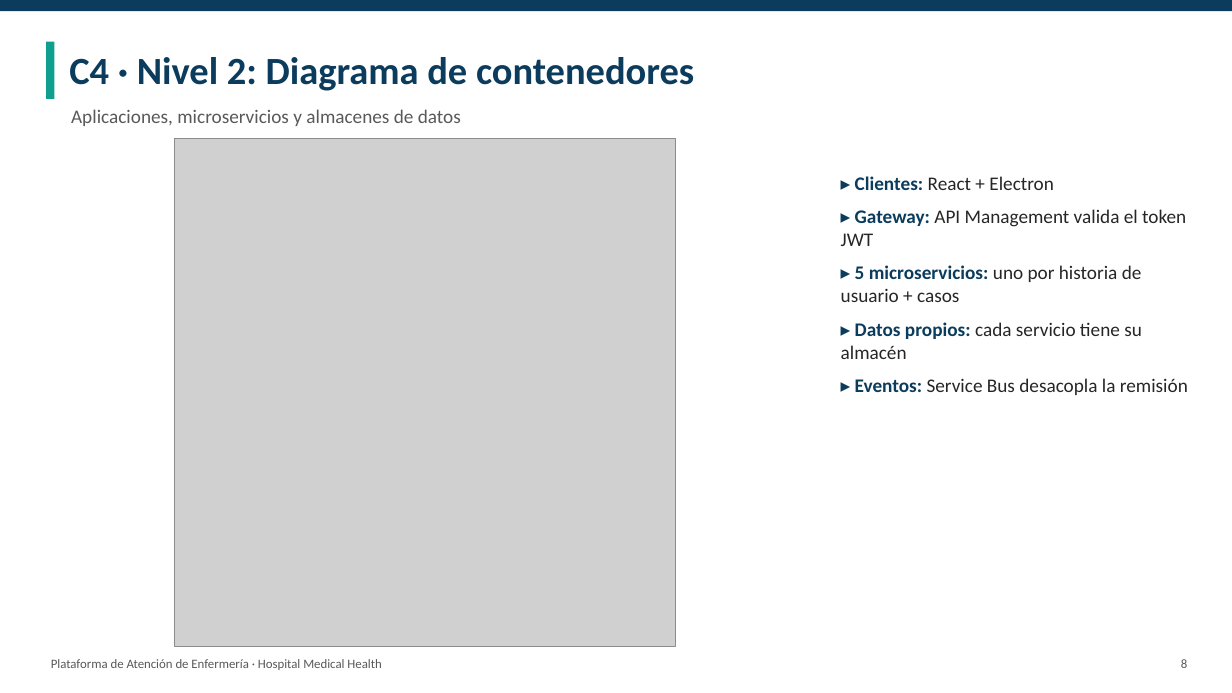
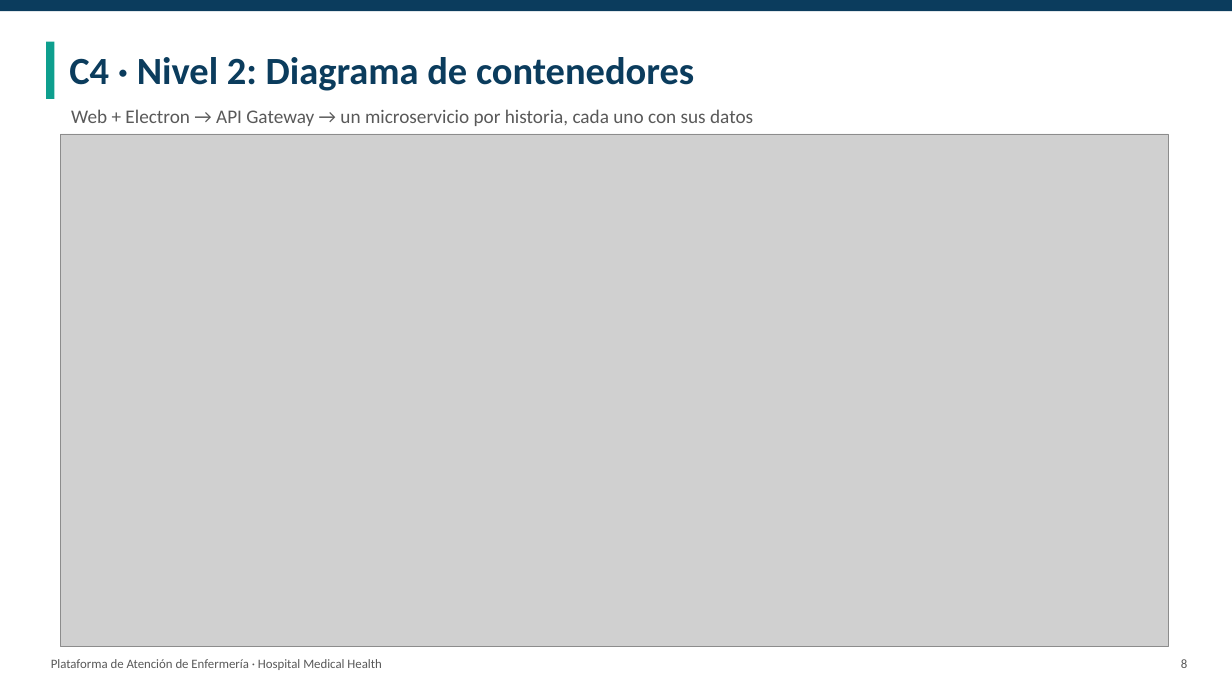
Before and after one commit to Jordy-Lv/medical-health-cloud-architecture, a slide deck: slide 8 of presentacion/Presentacion_Medical_Health.pptx. Drawn at 1232x693 pixels with LibreOffice and Linux fonts; fonts in the diff are those of the drawing; grey boxes stand for pictures. Boxes give left, top, right and bottom in pixels: in the first picture for what was removed or moved away, otherwise in the second. Text is boxed around its words. In the diff, an @@ line names an element or a change of style, - is before the commit and + after.

```diff
--- a/presentacion/Presentacion_Medical_Health.pptx
+++ b/presentacion/Presentacion_Medical_Health.pptx
@@ text at (71, 109, 753, 126): text changed @@
-Aplicaciones, microservicios y almacenes de datos
+Web + Electron → API Gateway → un microservicio por historia, cada uno con sus datos
@@ picture: place and size @@
-picture at (175, 139, 676, 647)
+picture at (61, 134, 1169, 647)
@@ text removed at (841, 176, 1188, 395) @@
-▸ Clientes: React + Electron
-▸ Gateway: API Management valida el token JWT
-▸ 5 microservicios: uno por historia de usuario + casos
-▸ Datos propios: cada servicio tiene su almacén
-▸ Eventos: Service Bus desacopla la remisión
```
Also in this commit, not shown: 13 other slides changed, 4 slides added, 2 slides removed.
